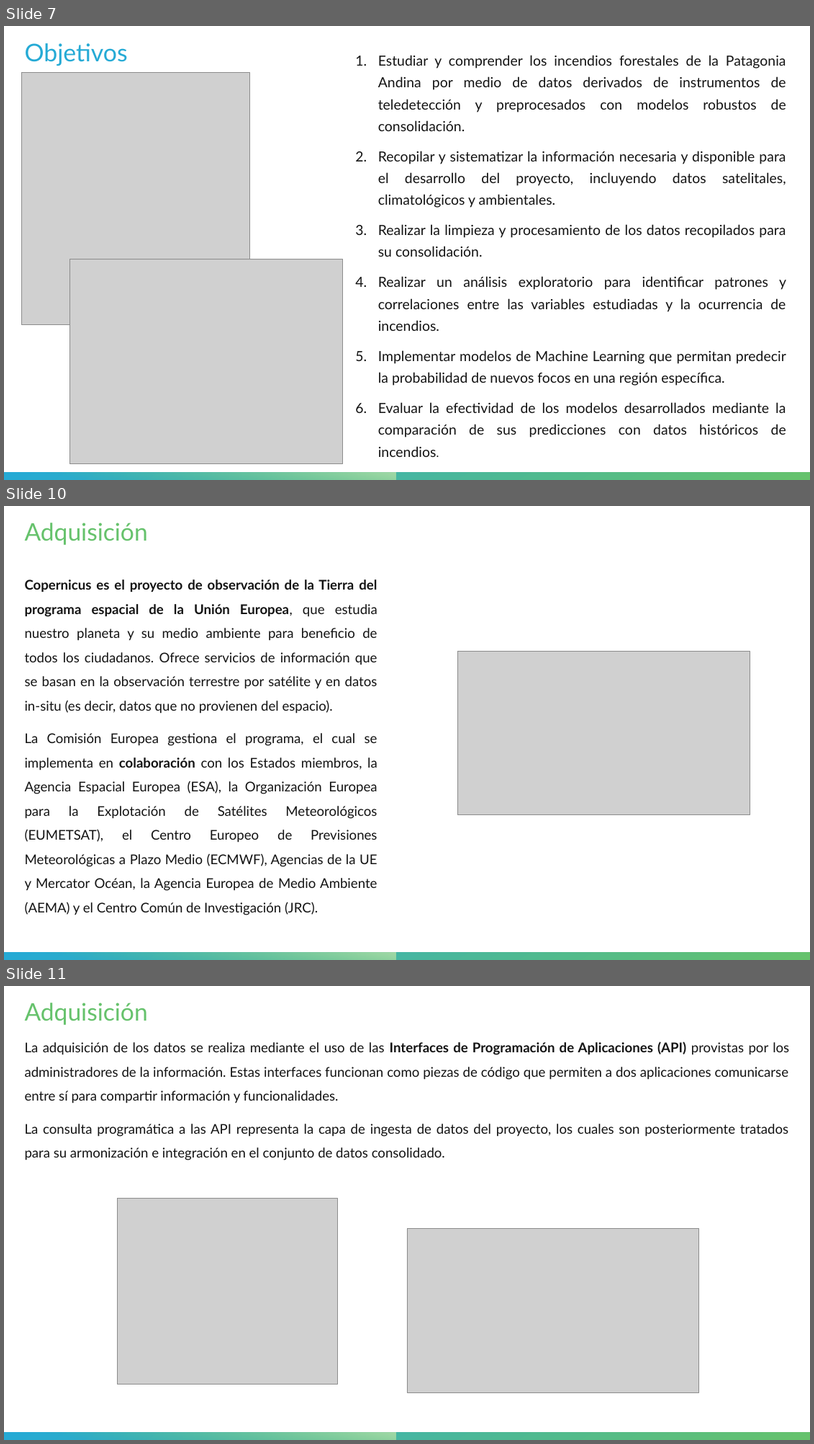
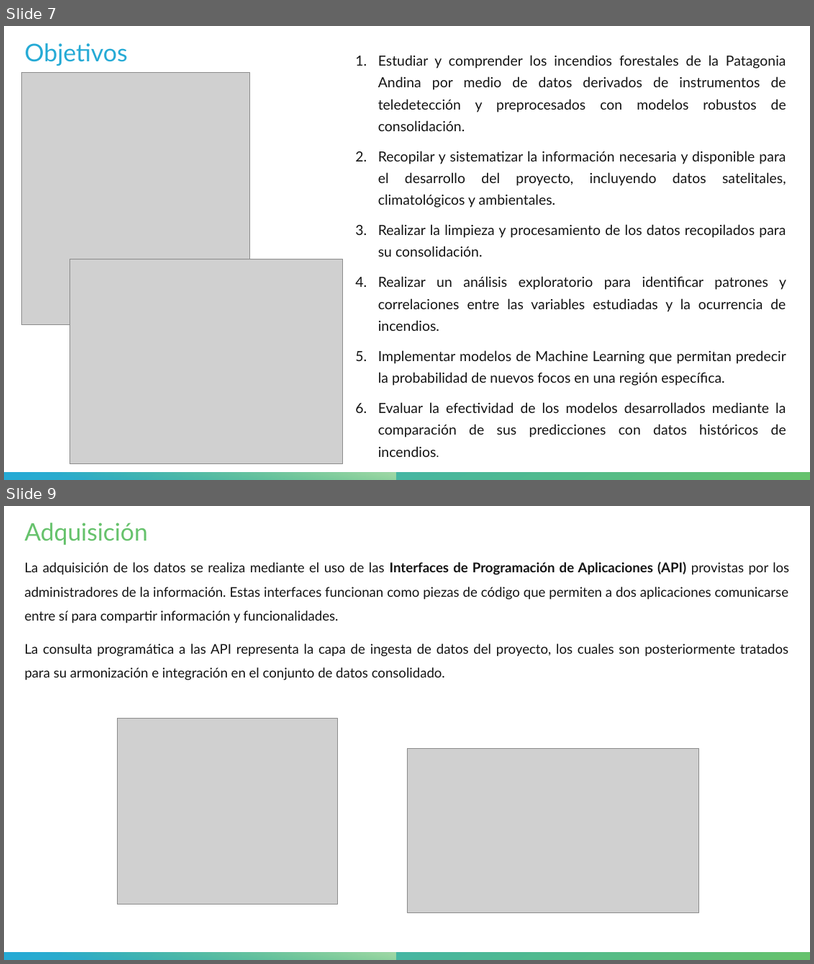
Before and after one commit to HunterCitto/199---Seminario-Final, a slide deck: docs/Entregas/Presentación/Incendios forestales de la Patagonia Andina - Pública.pptx. Shown one above the other, each under a label of ours: slides 7, 10 and 11 before the commit, slides 7 and 9 after it; the slides between them are not shown. The pictures are 814x1444 and 814x964 pixels, drawn with LibreOffice and Linux fonts; fonts in the diff are those of the drawing; grey boxes stand for pictures. Boxes give left, top, right and bottom in pixels: in the first picture for what was removed or moved away, otherwise in the second. Text is boxed around its words. In the diff, an @@ line names an element or a change of style, - is before the commit and + after.

```diff
--- a/docs/Entregas/Presentación/Incendios forestales de la Patagonia Andina - Pública.pptx
+++ b/docs/Entregas/Presentación/Incendios forestales de la Patagonia Andina - Pública.pptx
@@ slide 10 removed at (4,506,810,960), background #FFFFFF; not listed: 2 template elements that a slide beside it also shows @@
@@ title removed at (25,523,148,545) @@
-Adquisición
@@ text removed at (25,579,378,915) @@
-Copernicus es el proyecto de observación de la Tierra del programa espacial de la Unión Europea, que estudia nuestro planeta y su medio ambiente para beneficio de todos los ciudadanos. Ofrece servicios de información que se basan en la observación terrestre por satélite y en datos in-situ (es decir, datos que no provienen del espacio).
-La Comisión Europea gestiona el programa, el cual se implementa en colaboración con los Estados miembros, la Agencia Espacial Europea (ESA), la Organización Europea para la Explotación de Satélites Meteorológicos (EUMETSAT), el Centro Europeo de Previsiones Meteorológicas a Plazo Medio (ECMWF), Agencias de la UE y Mercator Océan, la Agencia Europea de Medio Ambiente (AEMA) y el Centro Común de Investigación (JRC).
@@ picture removed at (458,651,751,815) @@
@@ what was slide 11 is now slide 9 @@
```
Also in this commit, not shown: 8 slides changed, 9 slides added, 7 other slides removed, 7 other files.
